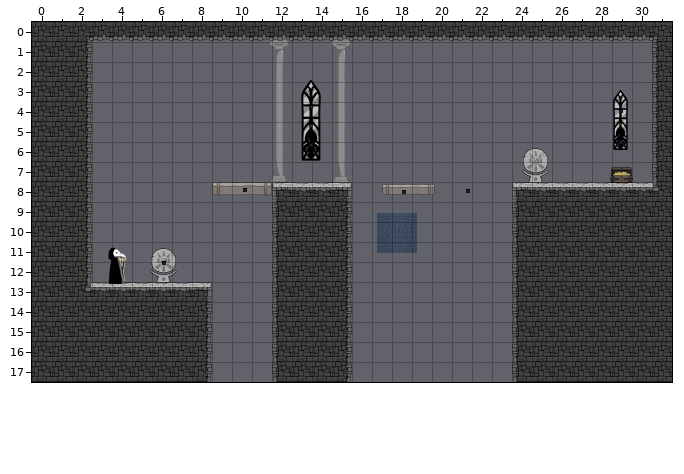
An edit to a level. Tiled map (JSON), Physics/Physics/assets/rune1.tmj. The first picture shows the starting point.
Cells are 300x300 px. Shown: x 0..31, y 0..17.
After the commit:
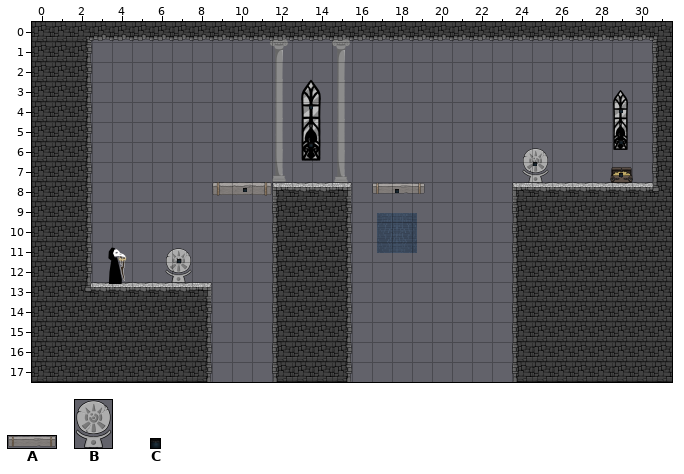
Key: from "GameObjects": A 5 "infburnable", B 15 "runeBase"; from "backgroundAssets": C 10 "light".
Objects are placed by their top-left corner, in cells (3,4 is the top-left corner of cell 3,4); size is 1x1 cell unless given.
The edit:
--- layer "Entities"
-A "platform2" at 17.5,8.1 size 2.7x0.6
+A "platform2" at 17,8.1 size 2.7x0.6
-B "rune" at 5.9,11.3 size 1.3x1.7
+B "rune" at 6.7,11.3 size 1.3x1.7
--- layer "Action Entities"
-C "light" at 21.7,8.3 size 0.2x0.2
+C "light" at 25.1,7 size 0.2x0.2
-C "light" at 18.5,8.4 size 0.2x0.2
+C "light" at 18.1,8.3 size 0.2x0.2
-C "light" at 6.5,12 size 0.2x0.2
+C "light" at 7.2,11.8 size 0.2x0.2
+C "light" at 29.4,7.6 size 0.2x0.2
Where, in picture pixels (left, top, right, bottom), the same in both pictures:
new place: (533, 162, 537, 166)
added: (619, 173, 623, 177)
changed: (372, 183, 435, 195)
old place: (466, 189, 470, 193)
changed: (151, 248, 192, 283)
